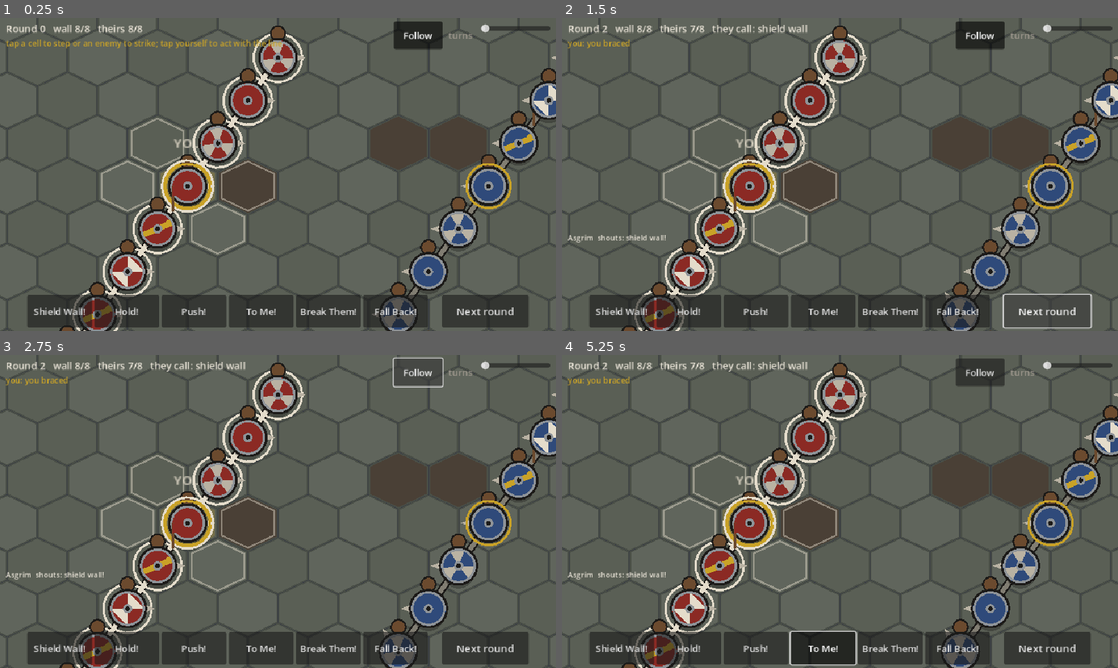
Above: before the commit, frames 1-4 (two rows, left to right).
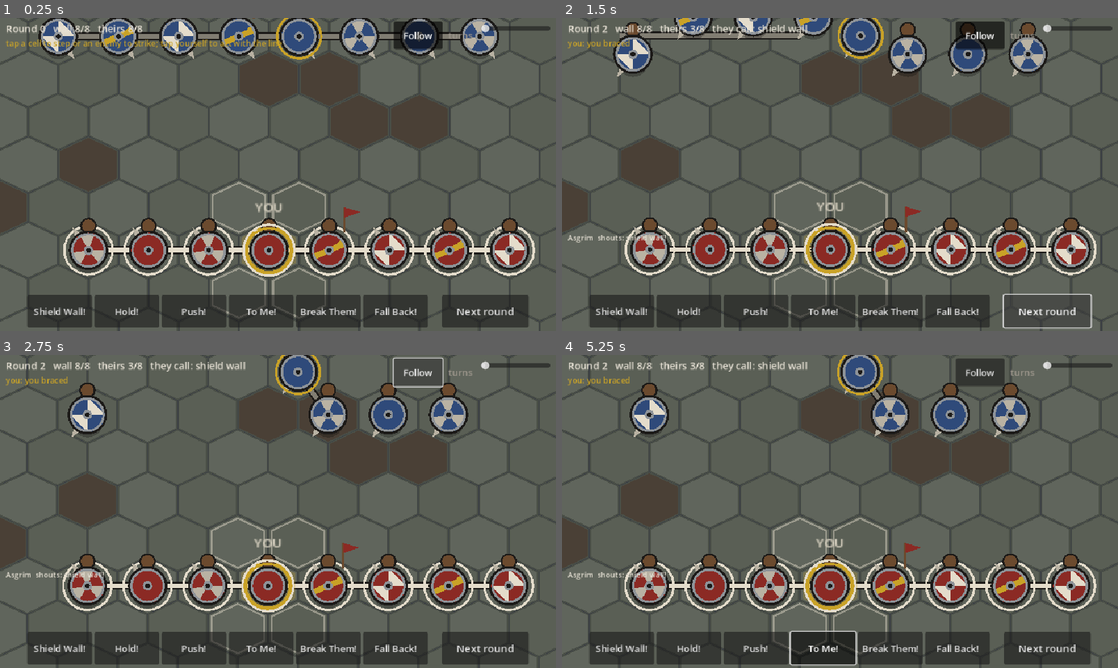
Above: after the commit, the same moments.

Repository: UnlikelyContact/Ringgiver
Game: Godot game, scene res://view/main.tscn
Two runs of this game, one before a commit and one after it. Both use one fixed random seed, a clock stepped at 60 frames per second and the inputs below.
Inputs:
- Up to frame 1 (0.25 s): no input
- Up to frame 2 (1.5 s): click "Next round" at 0.5 s; click "Next round" at 1.25 s
- Up to frame 3 (2.75 s): click "Follow" at 2 s
- Up to frame 4 (5.25 s): click "Shield Wall!" at 2.75 s; click "Hold!" at 3.5 s; click "Push!" at 4.25 s; click "To Me!" at 5 s

The runs differ from the first frame. In frame 1, 37% of the frame differs, in the area x 0-100%, y 0-100%; in frame 2, 36%; in frame 3, 34%; in frame 4, 34%.

Commit message:
WIP: prototype lines deployed across the screen on the hex grid
Co-Authored-By: Claude Fable 5.1 <noreply@anthropic.com>
Claude-Session: https://claude.ai/code/session_01P5EsvQHo48suzdDpxkAELG

Diff:
--- a/game/sim/combat/band_factory.gd
+++ b/game/sim/combat/band_factory.gd
@@ -53,7 +53,12 @@
 ## is the usual). The leader stands at the anchor; the rest fill the line's
 ## slots outward, right first, exactly as Formation.line_slots orders them.
 static func deploy_column(grid: BattleGrid, band: Array[Warrior], column: int, facing: Vector2i, rules: CombatRules) -> void:
-	var anchor := BattleGrid.from_offset(column, grid.height / 2)
+	deploy_line(grid, band, BattleGrid.from_offset(column, grid.height / 2), facing, rules)
+
+
+## Deploys a band as a line through `anchor` (axial), the leader on it,
+## facing `facing`.
+static func deploy_line(grid: BattleGrid, band: Array[Warrior], anchor: Vector2i, facing: Vector2i, rules: CombatRules) -> void:
 	var leader: Warrior = null
 	var others: Array[Warrior] = []
 	for w in band:
--- a/game/view/main.gd
+++ b/game/view/main.gd
@@ -53,9 +53,11 @@
 	# A little mud so the ground has texture.
 	var mr := SimRng.new(p_seed).fork("mud")
 	for i in 6:
-		battle.grid.set_terrain(BattleGrid.from_offset(mr.randi_range(6, 9), mr.randi_range(1, 10)), CombatTypes.Terrain.MUD)
-	BandFactory.deploy_column(battle.grid, ours, 5, Vector2i(1, 0), rules)
-	BandFactory.deploy_column(battle.grid, theirs, 10, Vector2i(-1, 0), rules)
+		battle.grid.set_terrain(BattleGrid.from_offset(mr.randi_range(2, 13), mr.randi_range(4, 7)), CombatTypes.Terrain.MUD)
+	# Lines run across the screen: ours below facing north-west, theirs
+	# above facing south-east, five rows apart.
+	BandFactory.deploy_line(battle.grid, ours, BattleGrid.from_offset(8, 8), Vector2i(0, -1), rules)
+	BandFactory.deploy_line(battle.grid, theirs, BattleGrid.from_offset(8, 3), Vector2i(0, 1), rules)
 	battle.add_band(ours)
 	battle.add_band(theirs)
 	battle.set_ai(1, LeaderAI.new(LeaderAI.Doctrine.STEADY))
